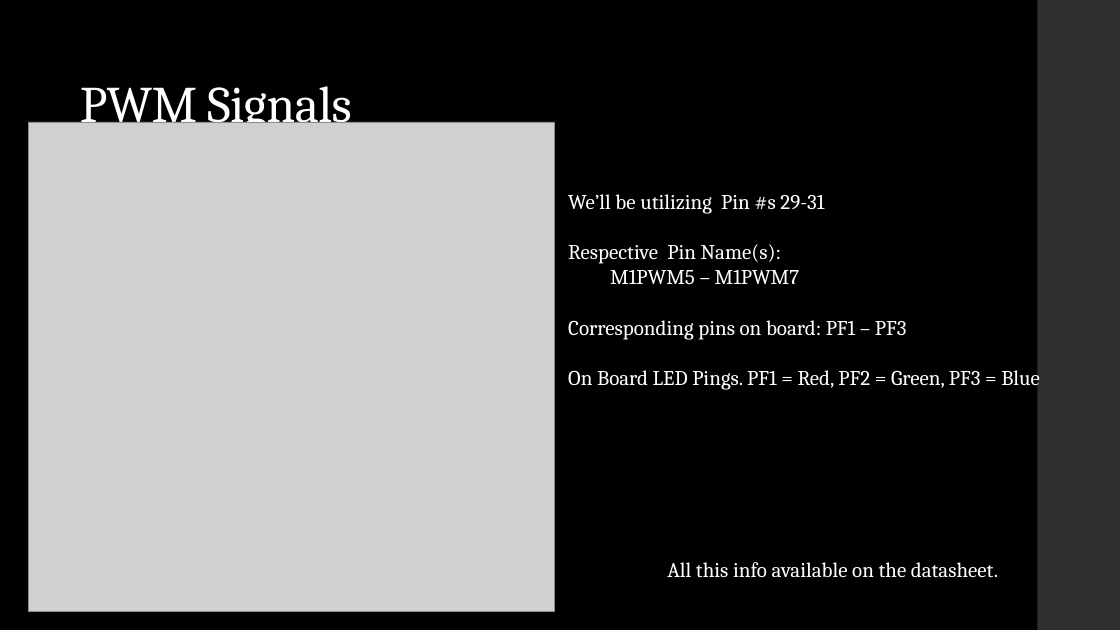
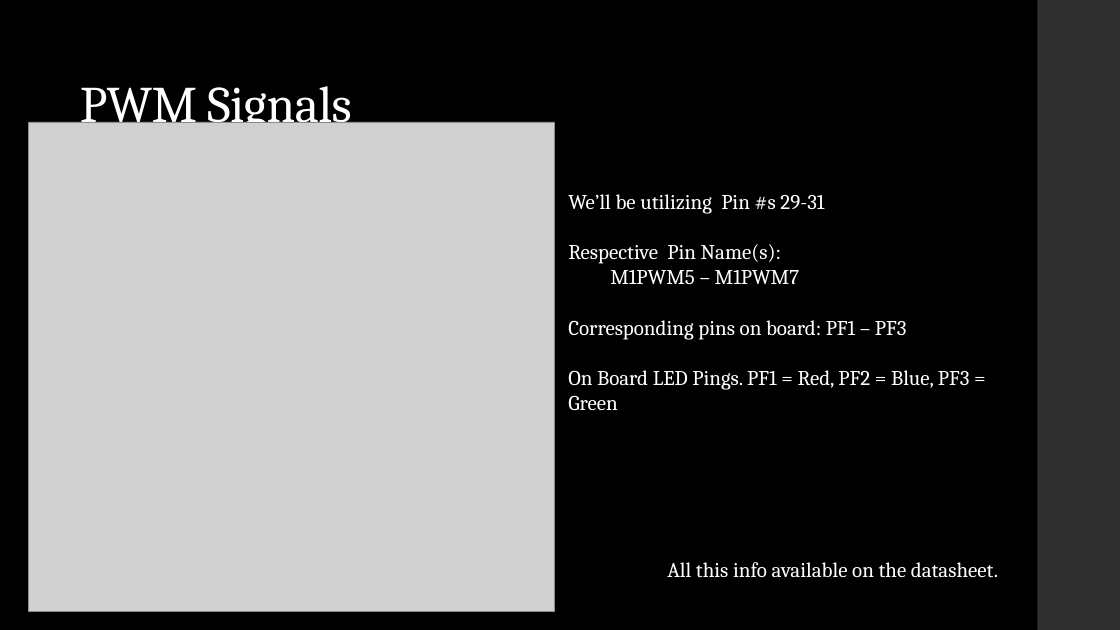
Before and after one commit to IEEE-University-of-Houston/TIVA-C-Functionality, a slide deck: slide 6 of Session_II/Presentation/Pulse Width Modulation - PWM.pptx. Drawn at 1120x630 pixels with LibreOffice and Linux fonts; fonts in the diff are those of the drawing; grey boxes stand for pictures. Boxes give left, top, right and bottom in pixels: in the first picture for what was removed or moved away, otherwise in the second. Text is boxed around its words. In the diff, an @@ line names an element or a change of style, - is before the commit and + after.

```diff
--- a/Session_II/Presentation/Pulse Width Modulation - PWM.pptx
+++ b/Session_II/Presentation/Pulse Width Modulation - PWM.pptx
@@ text at (568, 370, 970, 410): text changed @@
-On Board LED Pings. PF1 = Red, PF2 = Green, PF3 = Blue
+On Board LED Pings. PF1 = Red, PF2 = Blue, PF3 = Green
```
